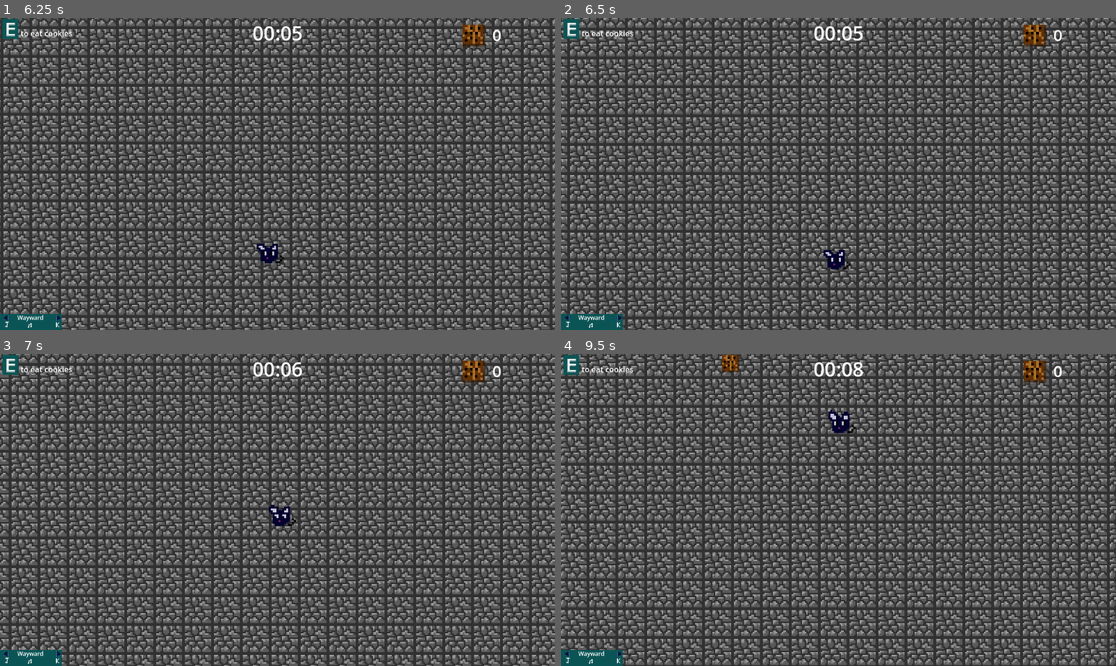
Above: before the commit, frames 1-4 (two rows, left to right).
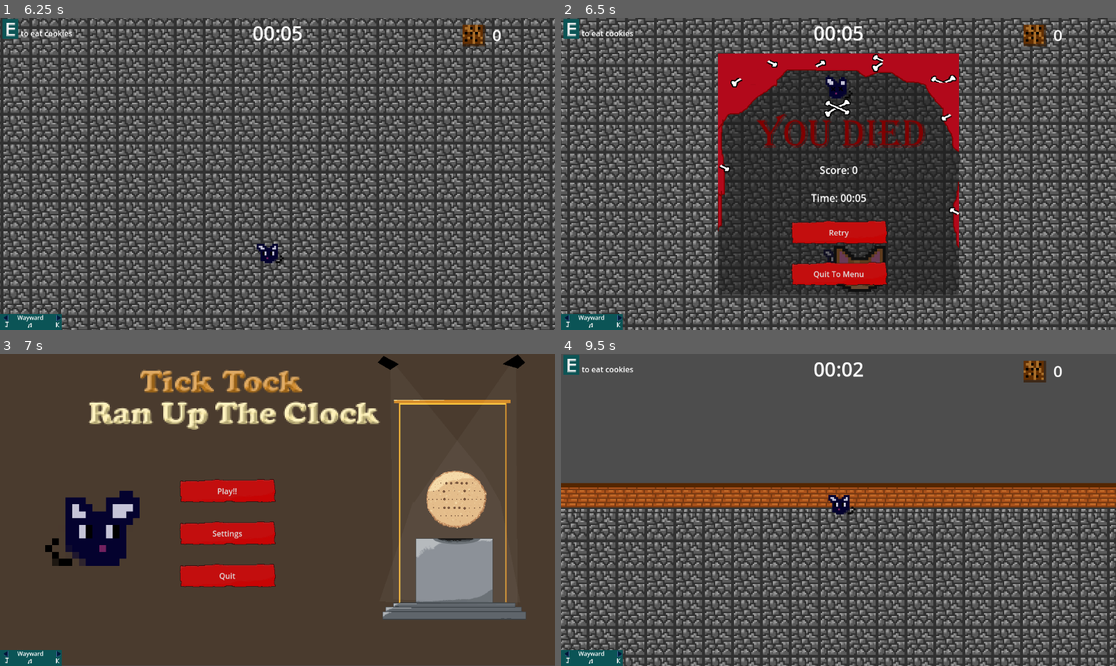
Above: after the commit, the same moments.

Repository: lakshraja/brackeys_jam_submission2025
Game: Godot game, scene res://scenes/levels/Main.tscn
Two runs of this game, one before a commit and one after it. Both use one fixed random seed, a clock stepped at 60 frames per second and the inputs below.
Inputs (mouse positions are in pixels of both pictures, inside the frame that each line leads up to):
- Up to frame 1 (6.25 s): click "Play!!" at 0.5 s; hold Right (right) 1.28-2.03 s; hold K (next) 1.28-2.03 s; hold Down (down) 2.03-2.78 s; tap E (interact) at 2.1, 5.1 s; tap K (next) at 2.3, 3.8, 5.3 s; hold Right (right) 2.78-3.53 s; hold K (next) 2.78-3.53 s; hold Up (up) 3.53-4.28 s; tap J (prev) at 3.6 s; hold K (next) 4.28-5.03 s; hold Left (left) 4.28-5.78 s; hold Down (down) from 5.78 s (still down); hold K (next) from 5.78 s (still down)
- Up to frame 2 (6.5 s): keep holding Down (down); keep holding K (next)
- Up to frame 3 (7 s): release Down (down) at 6.5 s; release K (next) at 6.5 s; click (277, 569) at 6.5 s, where only the run after the commit has a clickable "Retry"
- Up to frame 4 (9.5 s): click (788, 491) at 7.25 s, where only the run after the commit has a clickable "Play!!"; hold Right (right) 8.03-8.78 s; tap J (prev) at 8.1 s; tap K (next) at 8.3 s; hold Up (up) from 8.78 s (still down); hold K (next) from 8.78 s (still down)

Frame 1 is identical in both runs. In frame 2, 57% of the frame differs, in the area x 0-100%, y 0-100%; in frame 3, 91%; in frame 4, 61%.

Commit message:
final ui changes

Diff:
--- a/scenes/GameOver.tscn
+++ b/scenes/GameOver.tscn
@@ -1,6 +1,14 @@
-[gd_scene load_steps=2 format=3 uid="uid://tq1ar6eiofy4"]
+[gd_scene load_steps=6 format=3 uid="uid://tq1ar6eiofy4"]
 
 [ext_resource type="Script" uid="uid://bukwggxci1hmb" path="res://scripts/gameover.gd" id="1_6bcno"]
+[ext_resource type="Texture2D" uid="uid://kfcrvjduaf2g" path="res://assets/ending_scene.png" id="2_vuicl"]
+[ext_resource type="Texture2D" uid="uid://blt8b0gh5uoyk" path="res://assets/button tile.png" id="3_4noiy"]
+
+[sub_resource type="LabelSettings" id="LabelSettings_gijjb"]
+font_size = 21
+
+[sub_resource type="LabelSettings" id="LabelSettings_88ekj"]
+font_size = 21
 
 [node name="GameOver" type="Control"]
 process_mode = 3
@@ -28,6 +36,21 @@
 grow_horizontal = 2
 grow_vertical = 2
 
+[node name="EndingScene" type="TextureRect" parent="Panel"]
+layout_mode = 1
+anchors_preset = 8
+anchor_left = 0.5
+anchor_top = 0.5
+anchor_right = 0.5
+anchor_bottom = 0.5
+offset_left = -250.0
+offset_top = -250.0
+offset_right = 250.0
+offset_bottom = 250.0
+grow_horizontal = 2
+grow_vertical = 2
+texture = ExtResource("2_vuicl")
+
 [node name="VBoxContainer" type="VBoxContainer" parent="Panel"]
 layout_mode = 1
 anchors_preset = 8
@@ -35,30 +58,40 @@
 anchor_top = 0.5
 anchor_right = 0.5
 anchor_bottom = 0.5
-offset_left = -100.0
-offset_top = -56.0
-offset_right = 100.0
-offset_bottom = 56.0
+offset_left = -103.0
+offset_top = -23.0
+offset_right = 105.0
+offset_bottom = 237.0
 grow_horizontal = 2
 grow_vertical = 2
-theme_override_constants/separation = 50
+theme_override_constants/separation = 28
 
 [node name="Score" type="Label" parent="Panel/VBoxContainer"]
 layout_mode = 2
 text = "Score: 0"
+label_settings = SubResource("LabelSettings_gijjb")
+horizontal_alignment = 1
 
 [node name="Time" type="Label" parent="Panel/VBoxContainer"]
 layout_mode = 2
 text = "Time: 00:00"
+label_settings = SubResource("LabelSettings_88ekj")
+horizontal_alignment = 1
 
 [node name="RetryButton" type="Button" parent="Panel/VBoxContainer"]
 layout_mode = 2
 text = "Retry
 "
+icon = ExtResource("3_4noiy")
+flat = true
+icon_alignment = 1
 
 [node name="QuitToMenuButton" type="Button" parent="Panel/VBoxContainer"]
 layout_mode = 2
 text = "Quit To Menu"
+icon = ExtResource("3_4noiy")
+flat = true
+icon_alignment = 1
 
 [connection signal="pressed" from="Panel/VBoxContainer/RetryButton" to="." method="_on_retry_button_pressed"]
 [connection signal="pressed" from="Panel/VBoxContainer/QuitToMenuButton" to="." method="_on_quit_button_pressed"]
--- a/scenes/UILayer.tscn
+++ b/scenes/UILayer.tscn
@@ -71,7 +71,6 @@
 script = ExtResource("1_3aff7")
 
 [node name="PauseMenu" parent="." instance=ExtResource("2_ux11h")]
-visible = false
 offset_left = 580.0
 offset_top = 318.0
 offset_right = 580.0
--- a/scripts/endlessgamemode.gd
+++ b/scripts/endlessgamemode.gd
@@ -7,7 +7,7 @@
 var next_time_to_spawn_biscuit=0
 
 var time_between_smart_cats=45
-var next_time_to_spawn_smart_cat=120
+var next_time_to_spawn_smart_cat=0
 
 
 
@@ -64,6 +64,7 @@
 	pos.y=rng3.randf_range(20, 2580)
 
 	var cat_instance = load("res://scenes/Cat.tscn").instantiate()
+	cat_instance.cat_speed = 200
 	cat_instance.position=pos
 	add_child(cat_instance)
 
--- a/scripts/player.gd
+++ b/scripts/player.gd
@@ -30,7 +30,7 @@
 	#100**(-count/10)
 	#(1.01)**count
 	var factor_speed=(1.001)**count
-	var factor_scale = (1.005)**count
+	var factor_scale = (1.0025)**count
 	speed = speed/factor_speed
 	scale.x=scale.x*factor_scale
 	scale.y=scale.y*factor_scale
Binary file added: assets/button_tile_cyan.png
Not shown, added: assets/button_tile_cyan.png.import
Binary file added: assets/ending_scene.png
Not shown, added: assets/ending_scene.png.import
Not shown, added: assets/died screen.kra
Not shown, added: assets/died screen.kra~
Not shown, added: assets/ending_scene.png~
